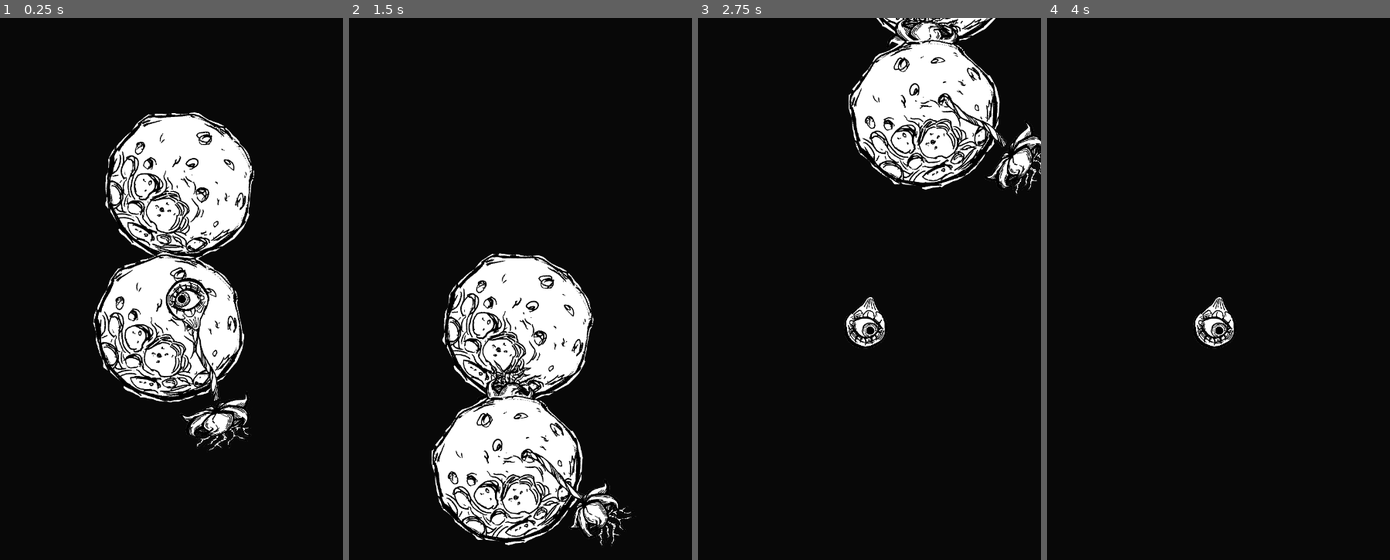
Above: before the commit, frames 1-4 (left to right).
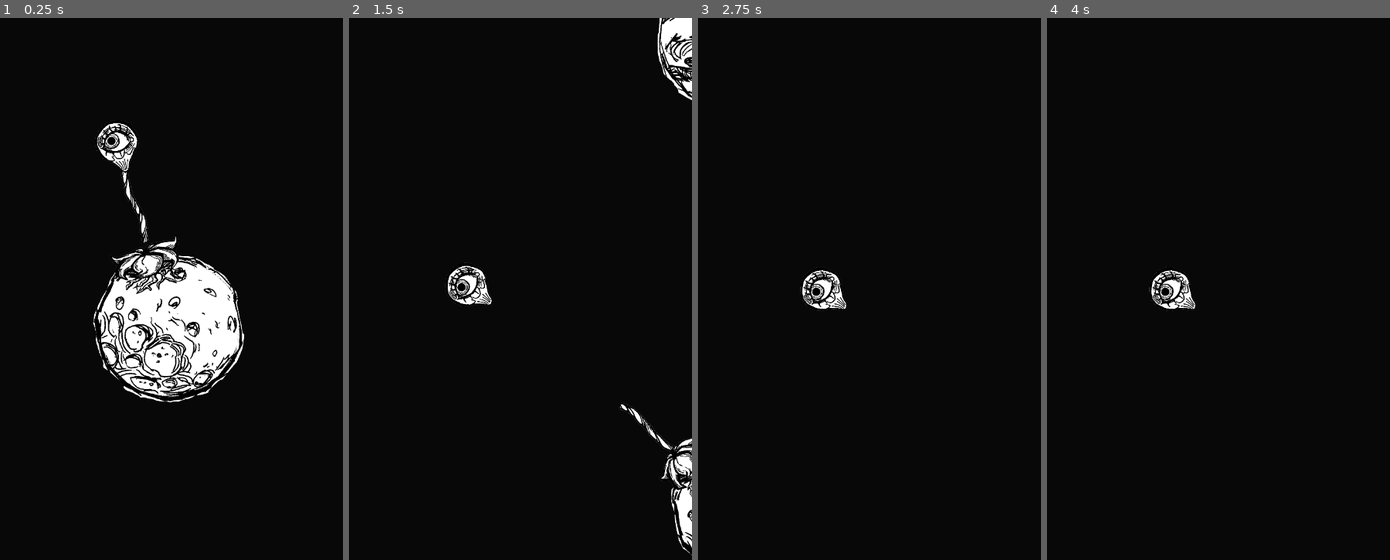
Above: after the commit, the same moments.

Repository: patryelt/RootOfEvil
Game: Godot game, scene res://scenes/Game.tscn
Same seed, same stepped clock (60 frames per second), same inputs: the game is played once before the commit and once after it.
Inputs:
- Up to frame 1 (0.25 s): no input
- Up to frame 2 (1.5 s): tap Space (jump) at 0.77 s
- Up to frame 3 (2.75 s): tap Space (jump) at 1.52 s
- Up to frame 4 (4 s): tap Space (jump) at 3.02, 3.77 s

The runs differ from the first frame. In frame 1, 10% of the frame differs, in the area x 27-75%, y 17-80%; in frame 2, 18%, in the area x 24-100%, y 0-100%; in frame 3, 10%; in frame 4, 1.1%.

Commit message:
New camera setup
With interpolation

Diff:
--- /dev/null
+++ b/scenes/Camera2D.gd
@@ -0,0 +1,8 @@
+extends Camera2D
+
+var target : Node2D
+const FOLLOW_SPEED = 4.0
+
+func _process(delta):
+	if target:
+		position = position.linear_interpolate(target.position, delta * FOLLOW_SPEED)
--- /dev/null
+++ b/scenes/Game.gd
@@ -0,0 +1,20 @@
+extends Node2D
+
+
+# Declare member variables here. Examples:
+# var a = 2
+# var b = "text"
+
+
+# Called when the node enters the scene tree for the first time.
+func _ready():
+	var camera = $Camera2D
+	$Planet2.camera = camera
+	$Planet3.camera = camera
+	$Planet3/Player.camera = camera
+	camera.target = $Planet3
+
+
+# Called every frame. 'delta' is the elapsed time since the previous frame.
+#func _process(delta):
+#	pass
--- a/scenes/Game.tscn
+++ b/scenes/Game.tscn
@@ -1,22 +1,28 @@
-[gd_scene load_steps=3 format=2]
+[gd_scene load_steps=5 format=2]
 
 [ext_resource path="res://scenes/Player/Player.tscn" type="PackedScene" id=1]
 [ext_resource path="res://scenes/Planet.tscn" type="PackedScene" id=2]
+[ext_resource path="res://scenes/Camera2D.gd" type="Script" id=3]
+[ext_resource path="res://scenes/Game.gd" type="Script" id=4]
 
 [node name="Game" type="Node2D"]
+script = ExtResource( 4 )
+
+[node name="Camera2D" type="Camera2D" parent="."]
+position = Vector2( 249, 670 )
+current = true
+script = ExtResource( 3 )
 
 [node name="Planet2" parent="." instance=ExtResource( 2 )]
-position = Vector2( 248, 222 )
+position = Vector2( 216, -304 )
 rotation_speed = 0.0
+planet_sprite = 1
 
 [node name="Planet3" parent="." instance=ExtResource( 2 )]
-position = Vector2( 226, 515 )
+position = Vector2( 249, 670 )
 rotation_speed = 0.19
 direction = -1
 corruption = 1
 
-[node name="Camera2D" type="Camera2D" parent="Planet3"]
-current = true
-
 [node name="Player" parent="Planet3" instance=ExtResource( 1 )]
-position = Vector2( 49, -43 )
+position = Vector2( 0, -398 )
--- a/scenes/Planet.gd
+++ b/scenes/Planet.gd
@@ -8,12 +8,11 @@
 #When corruption is 0, the planet is not being currently attached to a player.
 export var corruption = 0
 onready var rotationPlayer = get_node("RotationPlayer")
-var _camera
+var camera
 
 # Called when the node enters the scene tree for the first time.
 func _ready():
 	rotationPlayer.playback_speed = 0.01 + rotationPlayer.playback_speed * rotation_speed * direction
-	_camera = find_node("Camera2D")
 	$Area2D/PlanetSprite/planet_anim.frame = planet_sprite
 
 
@@ -30,7 +29,7 @@
 			get_parent().remove_child(player)
 			add_child(player)
 
-			_attach_camera(player.detach_camera())
+			camera.target = self
 
 			# new_parent.add_child(self)
 			#set speed to 0?
@@ -41,13 +40,3 @@
 
 		print("Collided with '", self.name, "'!")
 		pass
-
-func _attach_camera(camera):
-	_camera = camera
-	add_child(_camera)
-
-func detach_camera():
-	remove_child(_camera)
-	var camera = _camera
-	_camera = null
-	return camera
--- a/scenes/Player/Player.gd
+++ b/scenes/Player/Player.gd
@@ -1,7 +1,7 @@
 extends Node2D
 
 var _planet : Node2D
-var _camera : Camera2D
+var camera : Camera2D
 var _jump_direction = Vector2.ZERO
 var _jump_speed = 0
 onready var player_anim = $Area2D/player_anim
@@ -26,8 +26,7 @@
 	old_body.position = position
 	old_body.rotation = rotation
 
-	# Move camera from following the planet to following the player
-	_attach_camera(_planet.detach_camera())
+	camera.target = self
 
 	_planet.leave_planet()
 	_planet = null
@@ -58,13 +57,3 @@
 		position += _jump_direction * delta * _jump_speed
 	if Input.is_action_just_pressed("jump") and _planet:
 		_jump()
-
-func _attach_camera(camera):
-	_camera = camera
-	add_child(_camera)
-
-func detach_camera():
-	remove_child(_camera)
-	var camera = _camera
-	_camera = null
-	return camera
